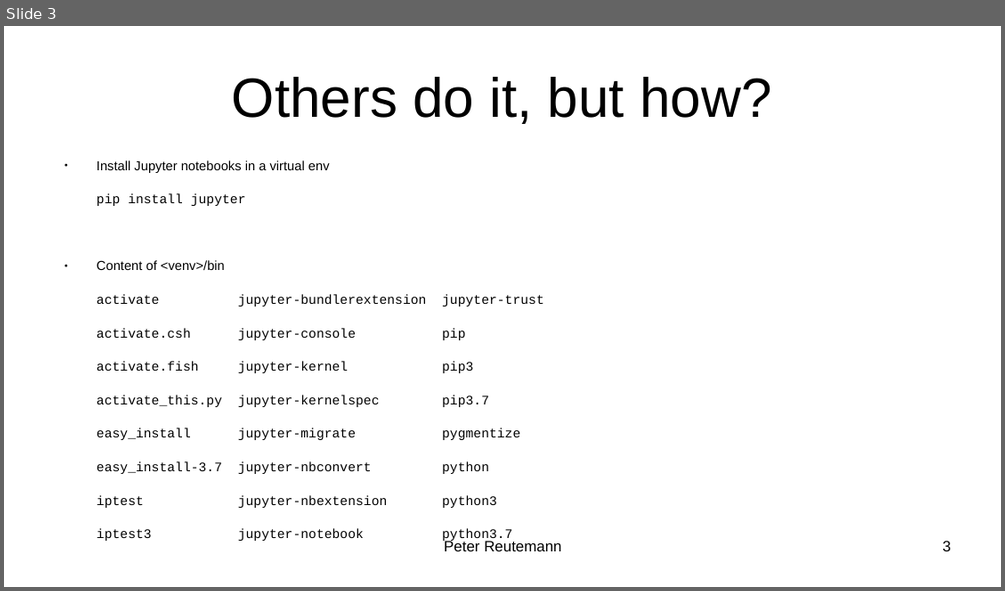
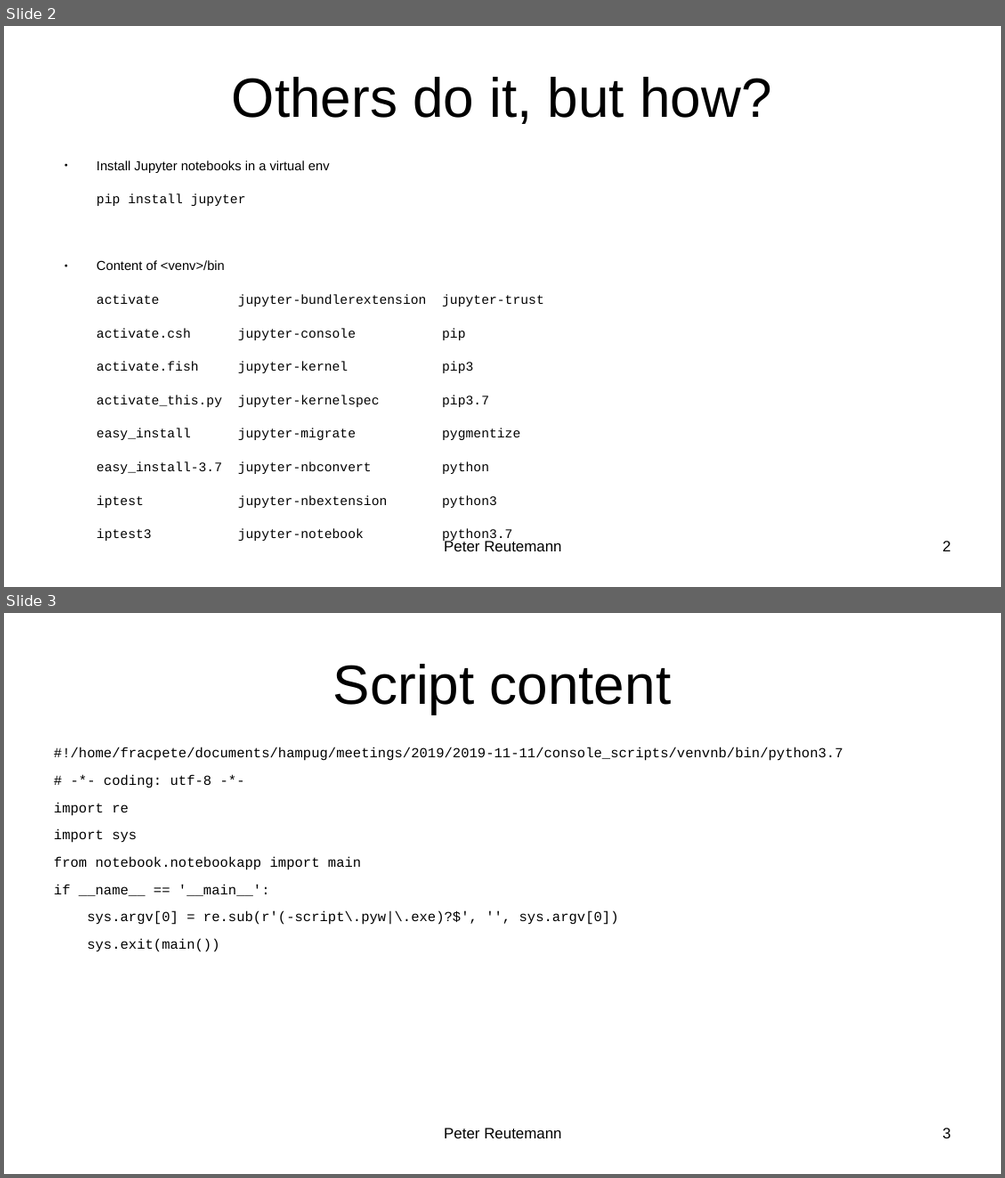
Before and after one commit to HamPUG/meetings, a slide deck: 2019/2019-11-11/console_scripts/console_scripts.odp. Shown one above the other, each under a label of ours: slide 3 before the commit, slides 2 and 3 after it. The pictures are 1005x591 and 1005x1178 pixels, drawn with LibreOffice and Linux fonts; fonts in the diff are those of the drawing. Boxes give left, top, right and bottom in pixels: in the first picture for what was removed or moved away, otherwise in the second. Text is boxed around its words. In the diff, an @@ line names an element or a change of style, - is before the commit and + after.

Commit message:
added slide with script content

```diff
--- a/2019/2019-11-11/console_scripts/console_scripts.odp
+++ b/2019/2019-11-11/console_scripts/console_scripts.odp
@@ slide 3 added at box(4, 613, 1001, 1174), background #FFFFFF @@
@@ title added at box(333, 664, 671, 714), 44 pt, text #000000 @@
+Script content
@@ text added at box(54, 747, 843, 952), 11 pt, text #000000 @@
+#!/home/fracpete/documents/hampug/meetings/2019/2019-11-11/console_scripts/venvnb/bin/python3.7
+# -*- coding: utf-8 -*-
+import re
+import sys
+from notebook.notebookapp import main
+if __name__ == '__main__':
+sys.argv[0] = re.sub(r'(-script\.pyw|\.exe)?$', '', sys.argv[0])
+sys.exit(main())
@@ text added at box(444, 1127, 561, 1138), 12 pt, text #000000 @@
+Peter Reutemann
@@ page number added at box(942, 1127, 950, 1138), 12 pt, text #000000 @@
+3
@@ what was slide 3 is now slide 2 @@
@@ page number at box(942, 540, 950, 551): text changed @@
-3
+2
```
Also in this commit, not shown: 1 other file.
